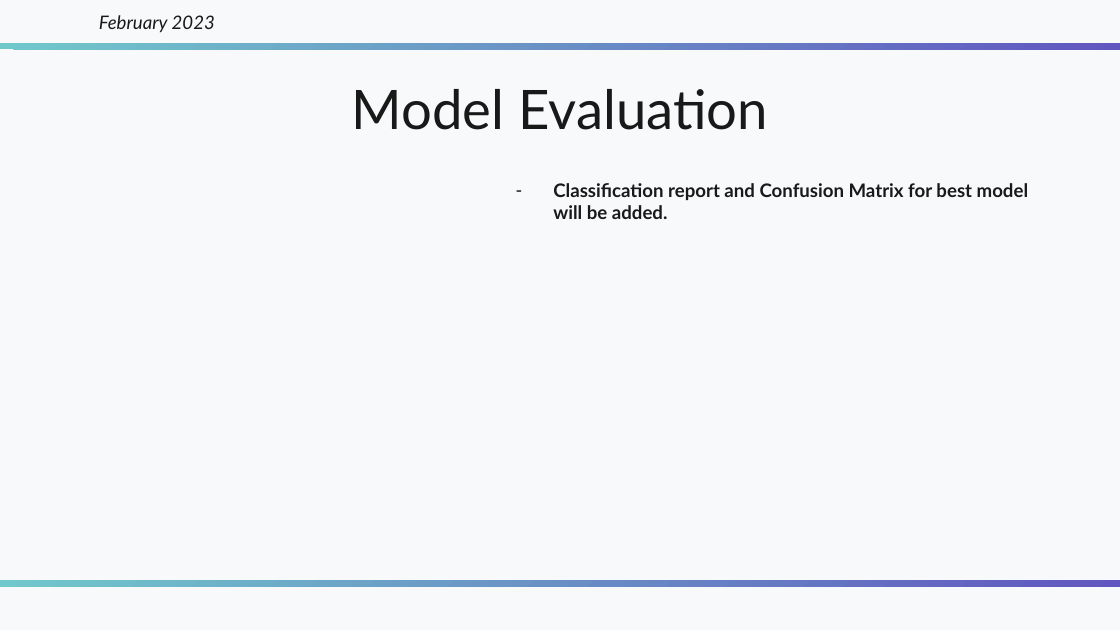
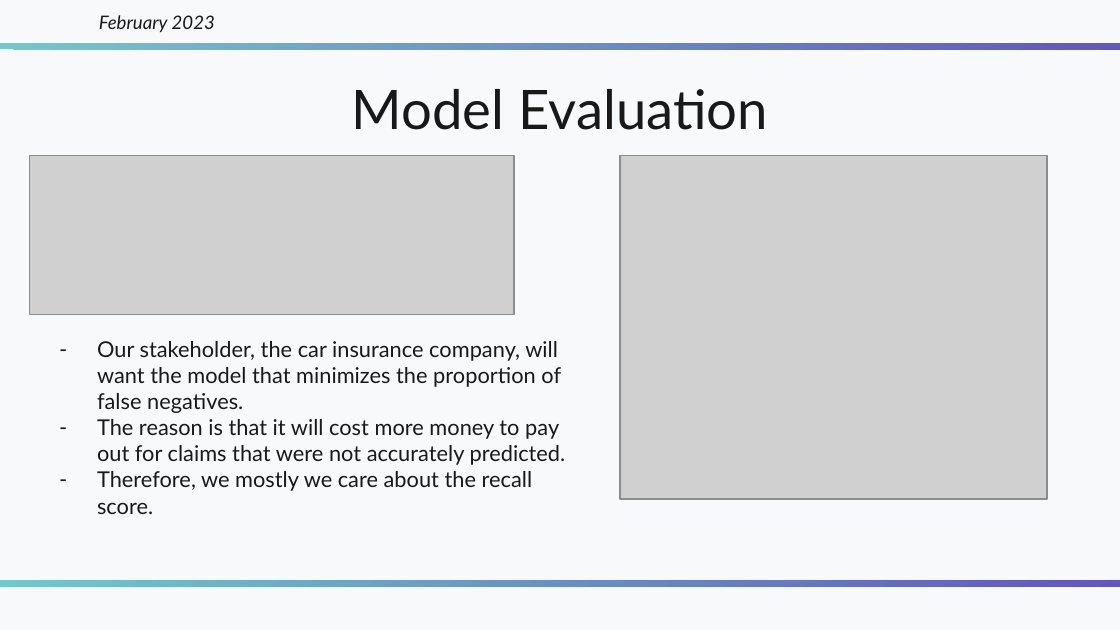
Before and after one commit to Numann-Malik/Auto-Insurance-Claims, a slide deck: slide 8 of Car Insurance - Numann Malik.pptx. Drawn at 1120x630 pixels with LibreOffice and Linux fonts; fonts in the diff are those of the drawing; grey boxes stand for pictures. Boxes give left, top, right and bottom in pixels: in the first picture for what was removed or moved away, otherwise in the second. Text is boxed around its words. In the diff, an @@ line names an element or a change of style, - is before the commit and + after.

```diff
--- a/Car Insurance - Numann Malik.pptx
+++ b/Car Insurance - Numann Malik.pptx
@@ picture added at (30, 156, 514, 316) @@
@@ picture added at (620, 156, 1047, 500) @@
@@ subtitle removed at (553, 183, 1028, 219) @@
-– Classification report and Confusion Matrix for best model will be added.
@@ subtitle added at (97, 341, 566, 514), 14 pt, text #191919 @@
+– Our stakeholder, the car insurance company, will want the model that minimizes the proportion of false negatives.
+– The reason is that it will cost more money to pay out for claims that were not accurately predicted.
+– Therefore, we mostly we care about the recall score.
```
Also in this commit, not shown: 6 other slides changed, 1 other file.
